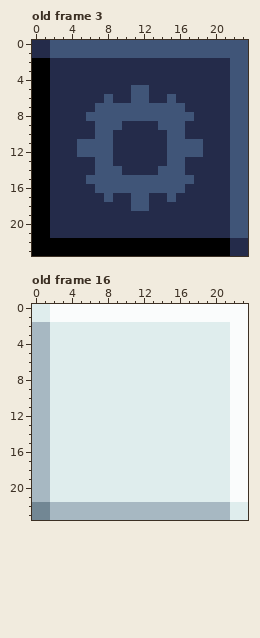
One commit to this pixel-art file: project/assets/modes.ase. The first picture shows the starting point.
24x24 pixels, 16 frames. Colours within 5 levels of each other are drawn and written as one. Shown: old frame 3, old frame 16.
After the commit:
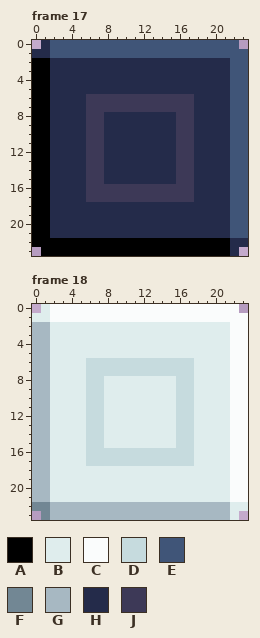
Palette (. is transparent): A #000000  B #dfeded  C #fafcfc  D #c6dbde  E #405578  F #728794  G #a7b8c2  H #242b4a  J #3d3957
A new or re-ordered frame is compared with the old frame closest to it.
Diff:
frames 16 -> 18
Frame 17 is new; against old frame 3:
y 0: x 0 H -> .; x 23 E -> .
y 5: x 11..12 EE -> HH
y 6: x 6..17 HHEHHEEHHEHH -> JJJJJJJJJJJJ
y 7: x 6..17 HEEEEEEEEEEH -> JJJJJJJJJJJJ
y 8: x 6..17 EEEEEEEEEEEE -> JJHHHHHHHHJJ
y 9: x 6..9 HEEE -> JJHH; x 14..17 EEEH -> HHJJ
y 10: x 6..8 HEE -> JJH; x 15..17 EEH -> HJJ
y 11..12: x 5..8 EEEE -> HJJH; x 15..18 EEEE -> HJJH
y 13: x 6..8 HEE -> JJH; x 15..17 EEH -> HJJ
y 14: x 6..9 HEEE -> JJHH; x 14..17 EEEH -> HHJJ
y 15: x 6..17 EEEEEEEEEEEE -> JJHHHHHHHHJJ
y 16: x 6..17 HEEEEEEEEEEH -> JJJJJJJJJJJJ
y 17: x 6..17 HHEHHEEHHEHH -> JJJJJJJJJJJJ
y 18: x 11..12 EE -> HH
y 23: x 0 A -> .; x 23 H -> .
Frame 18 is new; against old frame 16:
y 0: x 0 B -> .; x 23 C -> .
y 6..7: x 6..17 BBBBBBBBBBBB -> DDDDDDDDDDDD
y 8..15: x 6..7 BB -> DD; x 16..17 BB -> DD
y 16..17: x 6..17 BBBBBBBBBBBB -> DDDDDDDDDDDD
y 23: x 0 F -> .; x 23 B -> .
